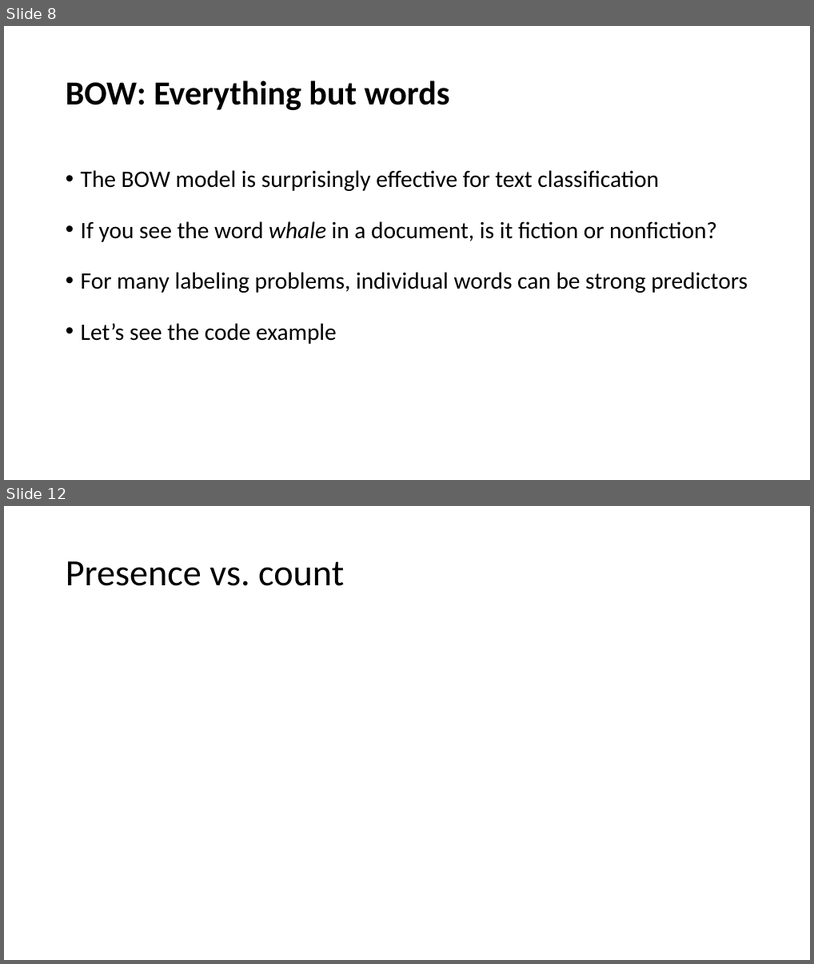
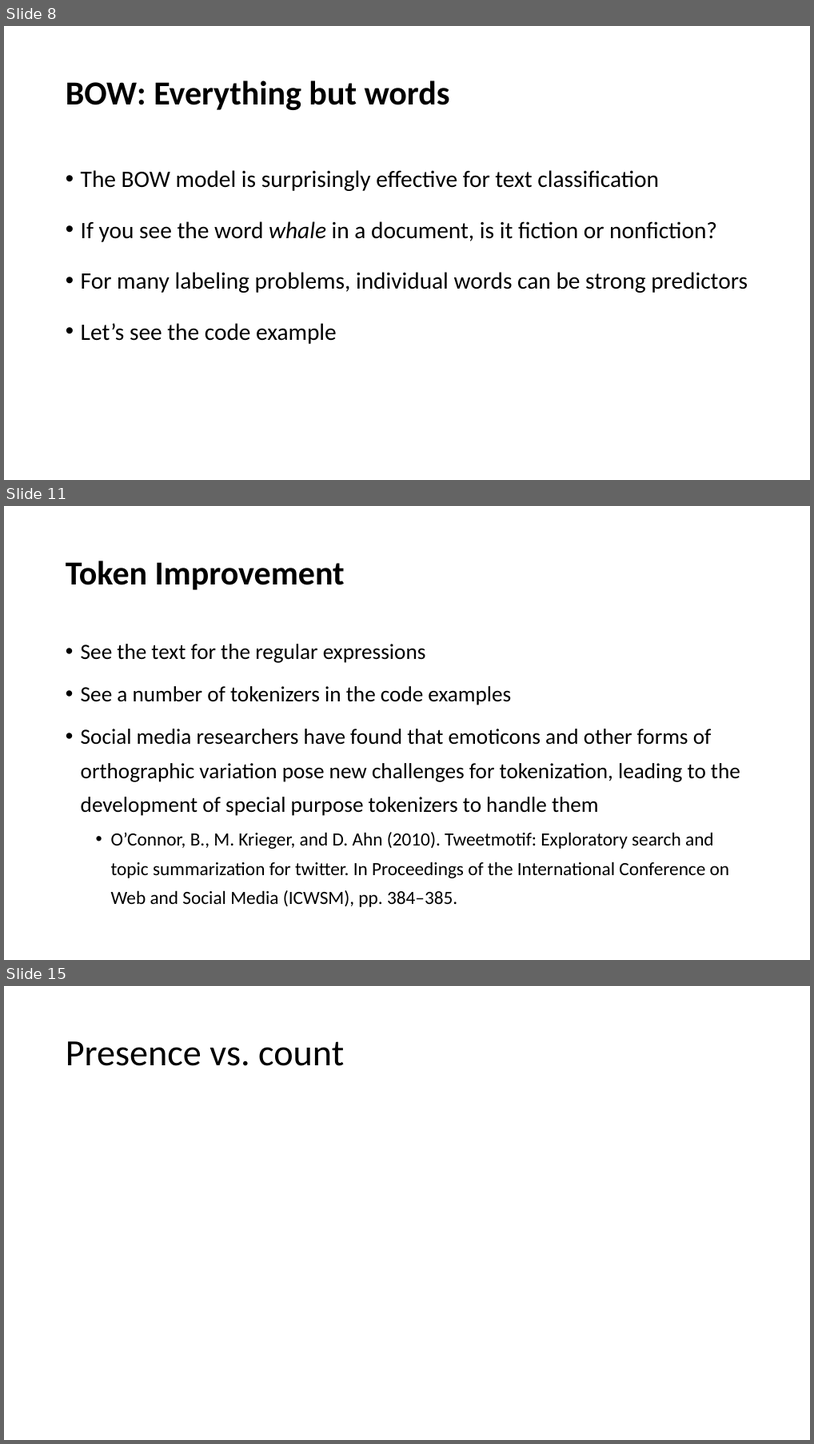
Before and after one commit to YeabinMoonEcon/BUS211, a slide deck: BUS243_NLP/lecture_notes/Lecture2.pptx. Shown one above the other, each under a label of ours: slides 8 and 12 before the commit, slides 8, 11 and 15 after it; the slides between them are not shown. The pictures are 814x964 and 814x1444 pixels, drawn with LibreOffice and Linux fonts; fonts in the diff are those of the drawing. Boxes give left, top, right and bottom in pixels: in the first picture for what was removed or moved away, otherwise in the second. Text is boxed around its words. In the diff, an @@ line names an element or a change of style, - is before the commit and + after.

```diff
--- a/BUS243_NLP/lecture_notes/Lecture2.pptx
+++ b/BUS243_NLP/lecture_notes/Lecture2.pptx
@@ slide 11 added at (4,506,810,960), background #FFFFFF @@
@@ title added at (66,560,345,590), 40 pt, text #000000, bold @@
+Token Improvement
@@ text added at (81,644,741,907), 25.9 pt, text #000000 @@
+• See the text for the regular expressions
+• See a number of tokenizers in the code examples
+• Social media researchers have found that emoticons and other forms of orthographic variation pose new challenges for tokenization, leading to the development of special purpose tokenizers to handle them
+  • O’Connor, B., M. Krieger, and D. Ahn (2010). Tweetmotif: Exploratory search and topic summarization for twitter. In Proceedings of the International Conference on Web and Social Media (ICWSM), pp. 384–385.
@@ what was slide 12 is now slide 15 @@
```
Also in this commit, not shown: 1 slide changed, 4 other slides added, 2 slides removed, 2 other files.
